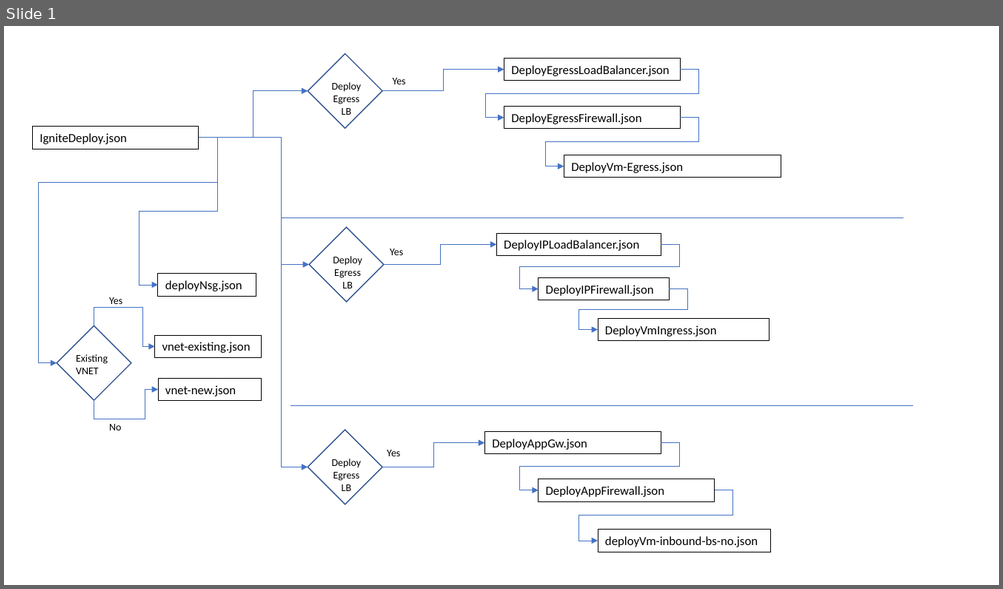
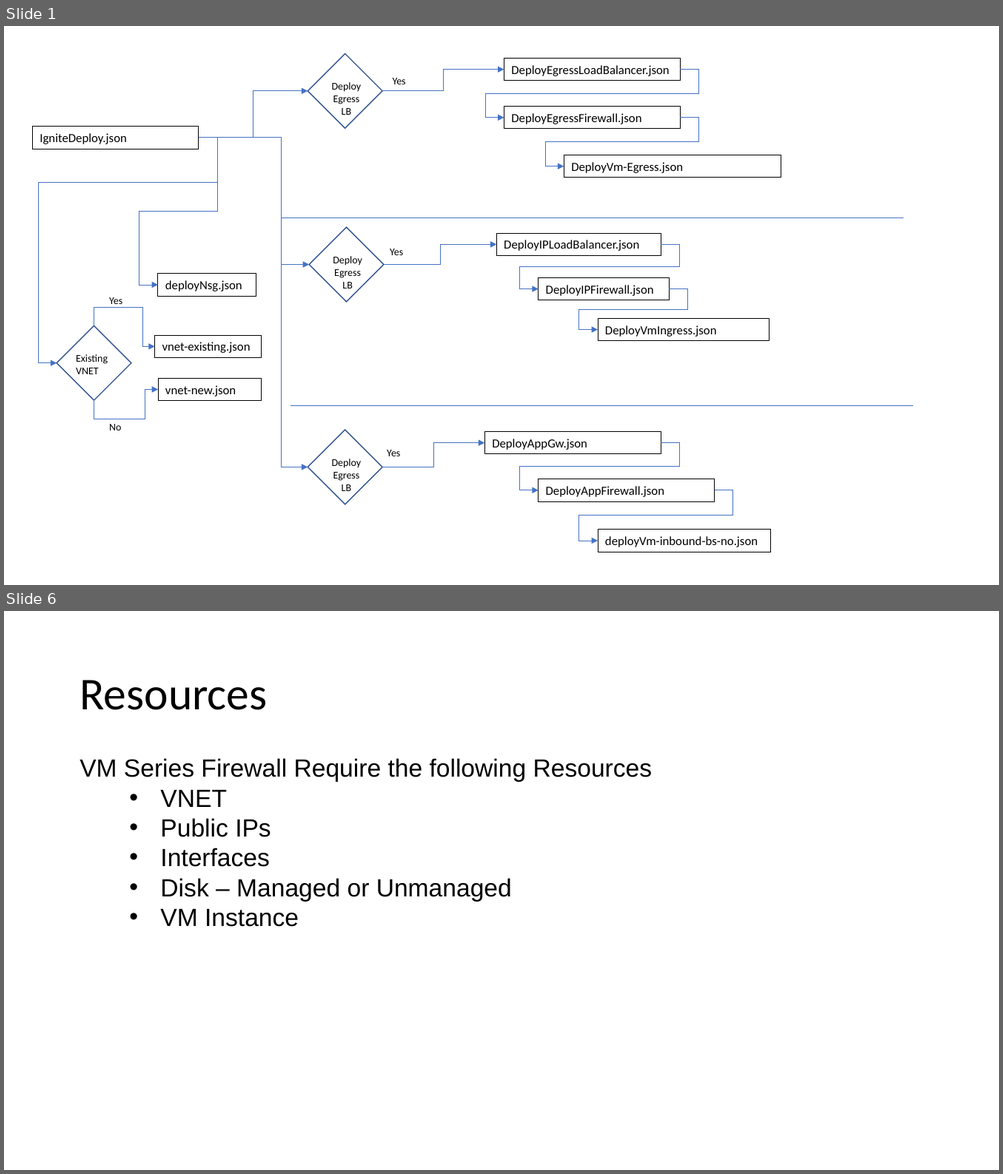
Before and after one commit to jharris10/azure-svcs-hub, a slide deck: template structure.pptx. Shown one above the other, each under a label of ours: slide 1 before the commit, slides 1 and 6 after it; the slides between them are not shown. The pictures are 1003x589 and 1003x1174 pixels, drawn with LibreOffice and Linux fonts; fonts in the diff are those of the drawing. Boxes give left, top, right and bottom in pixels: in the first picture for what was removed or moved away, otherwise in the second. Text is boxed around its words. In the diff, an @@ line names an element or a change of style, - is before the commit and + after.

```diff
--- a/template structure.pptx
+++ b/template structure.pptx
@@ slide 6 added at <box>4,611,999,1170</box>, background #FFFFFF @@
@@ title added at <box>79,680,267,710</box>, 44 pt, text #000000 @@
+Resources
@@ text added at <box>79,758,652,927</box>, 24 pt, text #000000 @@
+VM Series Firewall Require the following Resources
+  • VNET
+  • Public IPs
+  • Interfaces
+  • Disk – Managed or Unmanaged
+  • VM Instance
```
Also in this commit, not shown: 10 other slides added.
